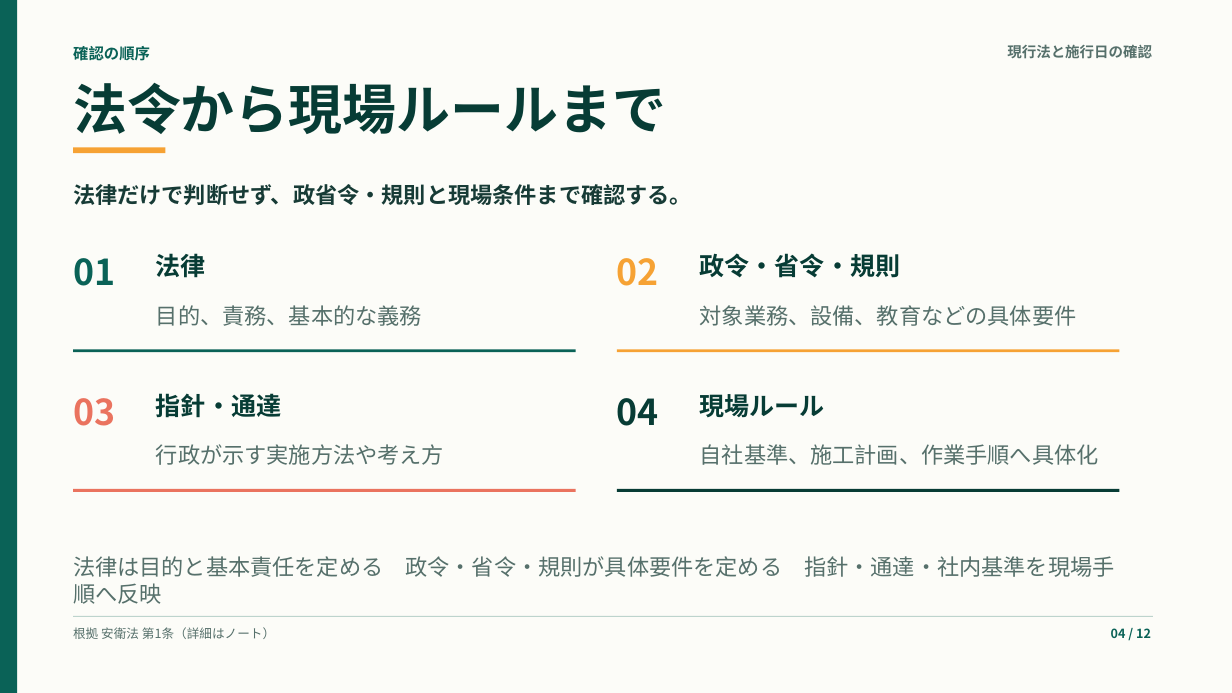
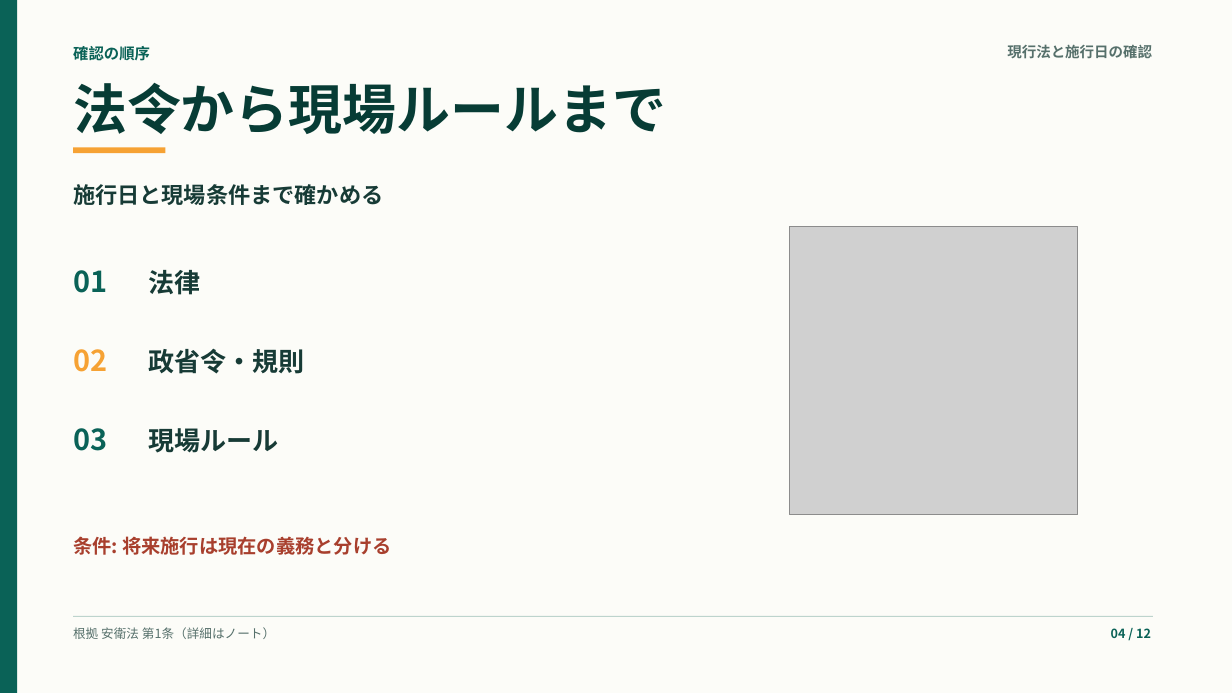
Before and after one commit to kameking-lab/safe-ai-site, a slide deck: slide 4 of web/public/training/safety-seminars/safety-management-basics-osh-law/downloads/safety-management-basics-osh-law-training.pptx. Drawn at 1232x693 pixels with LibreOffice and Linux fonts; fonts in the diff are those of the drawing; grey boxes stand for pictures. Boxes give left, top, right and bottom in pixels: in the first picture for what was removed or moved away, otherwise in the second. Text is boxed around its words. In the diff, an @@ line names an element or a change of style, - is before the commit and + after.

```diff
--- a/web/public/training/safety-seminars/safety-management-basics-osh-law/downloads/safety-management-basics-osh-law-training.pptx
+++ b/web/public/training/safety-seminars/safety-management-basics-osh-law/downloads/safety-management-basics-osh-law-training.pptx
@@ text at box(73, 184, 383, 205): text changed @@
-法律だけで判断せず、政省令・規則と現場条件まで確認する。
+施行日と現場条件まで確かめる
@@ picture added at box(789, 226, 1078, 515) @@
@@ text "01": place and size @@
-text "01" at box(73, 258, 115, 286)
+text "01" at box(73, 270, 107, 293)
@@ text "01" at box(73, 270, 107, 293): size 27.8 to 22.5 pt @@
@@ text "法律": place and size @@
-text "法律" at box(156, 253, 206, 278)
+text "法律" at box(148, 270, 200, 295)
@@ text "法律" at box(148, 270, 200, 295): size 19.5 to 20.3 pt, text colour #073C35 to #173B36 @@
@@ text removed at box(156, 305, 422, 326) @@
-目的、責務、基本的な義務
@@ text removed at box(700, 305, 1077, 326) @@
-対象業務、設備、教育などの具体要件
@@ text "02" at box(73, 349, 107, 372): size 27.8 to 22.5 pt @@
@@ text "02": place and size @@
-text "02" at box(617, 258, 659, 286)
+text "02" at box(73, 349, 107, 372)
@@ rectangle removed at box(73, 349, 576, 352) @@
@@ text at box(148, 348, 304, 374): text changed; size 19.5 to 20.3 pt; text colour #073C35 to #173B36 @@
-政令・省令・規則
+政省令・規則
@@ rectangle removed at box(617, 349, 1120, 352) @@
@@ text "03": place and size @@
-text "03" at box(73, 398, 115, 426)
+text "03" at box(73, 428, 107, 451)
@@ text "03" at box(73, 428, 107, 451): size 27.8 to 22.5 pt, text colour #EA735F to #0A6257 @@
@@ text "現場ルール" at box(148, 428, 278, 453): size 19.5 to 20.3 pt, text colour #073C35 to #173B36 @@
@@ text "現場ルール": place and size @@
-text "現場ルール" at box(700, 394, 825, 418)
+text "現場ルール" at box(148, 428, 278, 453)
@@ text removed at box(156, 393, 281, 418) @@
-指針・通達
@@ text removed at box(617, 398, 659, 426) @@
-04
@@ text removed at box(156, 444, 444, 465) @@
-行政が示す実施方法や考え方
@@ text removed at box(700, 444, 1099, 465) @@
-自社基準、施工計画、作業手順へ具体化
@@ rectangle removed at box(73, 489, 576, 492) @@
@@ rectangle removed at box(617, 489, 1120, 492) @@
@@ text added at box(73, 536, 391, 555), 15 pt, text #A83F2D, bold @@
+条件: 将来施行は現在の義務と分ける
@@ text removed at box(73, 556, 1114, 604) @@
-法律は目的と基本責任を定める 政令・省令・規則が具体要件を定める 指針・通達・社内基準を現場手順へ反映
```
Also in this commit, not shown: 11 other slides changed, 14 other files.
